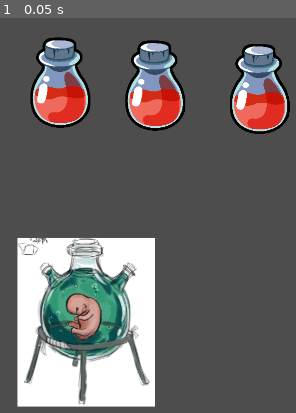
Above: before the commit, frame 1.
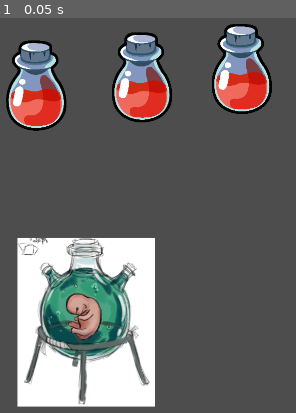
Above: after the commit, the same moment.

Repository: Goodman599/UWGameDevClubFall2025Jam
Game: Godot game, scene res://scenes/map_level.tscn
Two runs of this game, one before a commit and one after it. Both use one fixed random seed, a clock stepped at 60 frames per second and the inputs below. This scene is started directly instead of the project's main scene.
Inputs:
- Up to frame 1 (0.05 s): no input

The runs differ from the first frame. In frame 1, 15% of the frame differs, in the area x 2-98%, y 1-30%.

Commit message:
Made Potion it's own scene, added tilemap

Diff:
--- a/scenes/level_tile_map.tscn
+++ b/scenes/level_tile_map.tscn
@@ -1,3 +1,23 @@
-[gd_scene format=3 uid="uid://c02j1lg5oclmp"]
+[gd_scene load_steps=5 format=3 uid="uid://c02j1lg5oclmp"]
+
+[ext_resource type="Texture2D" uid="uid://88icp045uwla" path="res://assets/sprites/auto_tile_template.png" id="1_ymr1n"]
+[ext_resource type="Script" uid="uid://crhdhwu0013uo" path="res://scripts/level_tile_map.gd" id="2_r1xyn"]
+
+[sub_resource type="TileSetAtlasSource" id="TileSetAtlasSource_qstga"]
+resource_name = "Default"
+texture = ExtResource("1_ymr1n")
+4:4/size_in_atlas = Vector2i(4, 4)
+4:4/0 = 0
+12:12/size_in_atlas = Vector2i(4, 4)
+12:12/0 = 0
+12:12/0/custom_data_0 = true
+
+[sub_resource type="TileSet" id="TileSet_kilb6"]
+tile_size = Vector2i(64, 64)
+custom_data_layer_0/name = "is_wall"
+custom_data_layer_0/type = 1
+sources/0 = SubResource("TileSetAtlasSource_qstga")
 
 [node name="LevelTileMap" type="TileMapLayer"]
+tile_set = SubResource("TileSet_kilb6")
+script = ExtResource("2_r1xyn")
--- a/scenes/map_level.tscn
+++ b/scenes/map_level.tscn
@@ -1,8 +1,7 @@
-[gd_scene load_steps=6 format=3 uid="uid://bppexefdrikcx"]
+[gd_scene load_steps=5 format=3 uid="uid://bppexefdrikcx"]
 
 [ext_resource type="Script" uid="uid://b8atdngukoblb" path="res://scripts/map_level.gd" id="1_06n14"]
-[ext_resource type="Texture2D" uid="uid://x0kinhanxmae" path="res://assets/sprites/test_potion.png" id="1_i3kdw"]
-[ext_resource type="Script" uid="uid://chiiselnie4lq" path="res://scripts/potion_test.gd" id="3_y6y1a"]
+[ext_resource type="PackedScene" uid="uid://ctqf3c4rtm5uj" path="res://scenes/potion.tscn" id="3_06n14"]
 [ext_resource type="Texture2D" uid="uid://5cdkbdm02guo" path="res://assets/sprites/test_cauldron.png" id="4_y6y1a"]
 
 [sub_resource type="CircleShape2D" id="CircleShape2D_y6y1a"]
@@ -10,48 +9,6 @@
 
 [node name="MapLevel" type="Node2D"]
 script = ExtResource("1_06n14")
-
-[node name="Potion_1" type="Sprite2D" parent="."]
-position = Vector2(230, 213)
-scale = Vector2(0.12774998, 0.1375001)
-texture = ExtResource("1_i3kdw")
-script = ExtResource("3_y6y1a")
-
-[node name="Area2D" type="Area2D" parent="Potion_1"]
-position = Vector2(-444.22705, -1101.8184)
-scale = Vector2(7.82779, 7.272722)
-
-[node name="CollisionPolygon2D" type="CollisionPolygon2D" parent="Potion_1/Area2D"]
-position = Vector2(-978, -451)
-polygon = PackedVector2Array(1033, 495, 1068, 501, 1071, 523, 1088, 543, 1070, 564, 1107, 632, 1099, 683, 1031, 704, 975, 683, 962, 623, 988, 564, 976, 534, 994, 522, 997, 499)
-
-[node name="Potion_2" type="Sprite2D" parent="."]
-position = Vector2(458, 220)
-scale = Vector2(0.12774998, 0.1375001)
-texture = ExtResource("1_i3kdw")
-script = ExtResource("3_y6y1a")
-
-[node name="Area2D" type="Area2D" parent="Potion_2"]
-position = Vector2(-444.22705, -1101.8184)
-scale = Vector2(7.82779, 7.272722)
-
-[node name="CollisionPolygon2D" type="CollisionPolygon2D" parent="Potion_2/Area2D"]
-position = Vector2(-978, -451)
-polygon = PackedVector2Array(1033, 495, 1068, 501, 1071, 523, 1088, 543, 1070, 564, 1107, 632, 1099, 683, 1031, 704, 975, 683, 962, 623, 988, 564, 976, 534, 994, 522, 997, 499)
-
-[node name="Potion_3" type="Sprite2D" parent="."]
-position = Vector2(709, 228)
-scale = Vector2(0.12774998, 0.1375001)
-texture = ExtResource("1_i3kdw")
-script = ExtResource("3_y6y1a")
-
-[node name="Area2D" type="Area2D" parent="Potion_3"]
-position = Vector2(-444.22705, -1101.8184)
-scale = Vector2(7.82779, 7.272722)
-
-[node name="CollisionPolygon2D" type="CollisionPolygon2D" parent="Potion_3/Area2D"]
-position = Vector2(-978, -451)
-polygon = PackedVector2Array(1033, 495, 1068, 501, 1071, 523, 1088, 543, 1070, 564, 1107, 632, 1099, 683, 1031, 704, 975, 683, 962, 623, 988, 564, 976, 534, 994, 522, 997, 499)
 
 [node name="Cauldron" type="Sprite2D" parent="."]
 position = Vector2(291, 787.00006)
@@ -64,6 +21,11 @@
 position = Vector2(-4.8619123, -16.088612)
 shape = SubResource("CircleShape2D_y6y1a")
 
-[connection signal="input_event" from="Potion_1/Area2D" to="Potion_1" method="_on_area_2d_input_event"]
-[connection signal="input_event" from="Potion_2/Area2D" to="Potion_2" method="_on_area_2d_input_event"]
-[connection signal="input_event" from="Potion_3/Area2D" to="Potion_3" method="_on_area_2d_input_event"]
+[node name="Potion1" parent="." instance=ExtResource("3_06n14")]
+position = Vector2(172, 220)
+
+[node name="Potion2" parent="." instance=ExtResource("3_06n14")]
+position = Vector2(426, 200)
+
+[node name="Potion3" parent="." instance=ExtResource("3_06n14")]
+position = Vector2(666, 180)
--- /dev/null
+++ b/scenes/potion.tscn
@@ -0,0 +1,18 @@
+[gd_scene load_steps=3 format=3 uid="uid://ctqf3c4rtm5uj"]
+
+[ext_resource type="Script" uid="uid://chiiselnie4lq" path="res://scripts/potion_test.gd" id="1_le10y"]
+[ext_resource type="Texture2D" uid="uid://x0kinhanxmae" path="res://assets/sprites/test_potion.png" id="2_itmmj"]
+
+[node name="Potion" type="Node2D"]
+script = ExtResource("1_le10y")
+
+[node name="PotionSprite" type="Sprite2D" parent="."]
+scale = Vector2(0.12774998, 0.1375001)
+texture = ExtResource("2_itmmj")
+
+[node name="PotionHitbox" type="Area2D" parent="."]
+
+[node name="CollisionPolygon2D" type="CollisionPolygon2D" parent="PotionHitbox"]
+polygon = PackedVector2Array(-2, -105, 33, -99, 36, -77, 53, -57, 35, -36, 72, 32, 64, 83, -4, 104, -60, 83, -73, 23, -47, -36, -59, -66, -41, -78, -38, -101)
+
+[connection signal="input_event" from="PotionHitbox" to="." method="_on_potion_hitbox_input_event"]
--- /dev/null
+++ b/scripts/base_potion.gd
@@ -0,0 +1,2 @@
+class_name BasePotion
+extends Node2D
--- /dev/null
+++ b/scripts/level_tile_map.gd
@@ -0,0 +1,12 @@
+extends TileMapLayer
+
+
+enum CustomDataLayers {
+	IS_WALL,
+}
+
+# Important in built functions:
+#	local_to_map() & map_to_local() converts local coordinates to/from cell coordinates
+
+func get_tile_property(tile_position: Vector2i, data_id : int):
+	return get_cell_tile_data(tile_position).get_custom_data_by_layer_id(data_id)
--- a/scripts/potion_test.gd
+++ b/scripts/potion_test.gd
@@ -1,9 +1,11 @@
-extends Sprite2D
+extends Node2D
 
 var selected = false
 var mouse_offset = Vector2(0,0)
-var starting_position = position
-@onready var area = $Area2D
+
+@onready var starting_position = global_position
+@onready var area = $PotionHitbox
+
 var crafting_cost = {
 	"a":1,
 	"b":2
@@ -16,7 +18,8 @@
 func followMouse():
 	position = get_global_mouse_position() + mouse_offset
 
-func _on_area_2d_input_event(viewport: Node, event: InputEvent, shape_idx: int) -> void:
+
+func _on_potion_hitbox_input_event(viewport: Node, event: InputEvent, shape_idx: int) -> void:
 	if event is InputEventMouseButton and event.button_index == MOUSE_BUTTON_LEFT:
 		if event.is_released():
 			selected = false
Not shown, added: assets/sprites/auto_tile_template.png.import
Not shown, added: scripts/base_potion.gd.uid
Not shown, removed: scripts/just putting this here so github pushes this.txt
Not shown, added: scripts/level_tile_map.gd.uid
Not shown, added: .DS_Store
Not shown, added: scripts/.DS_Store
